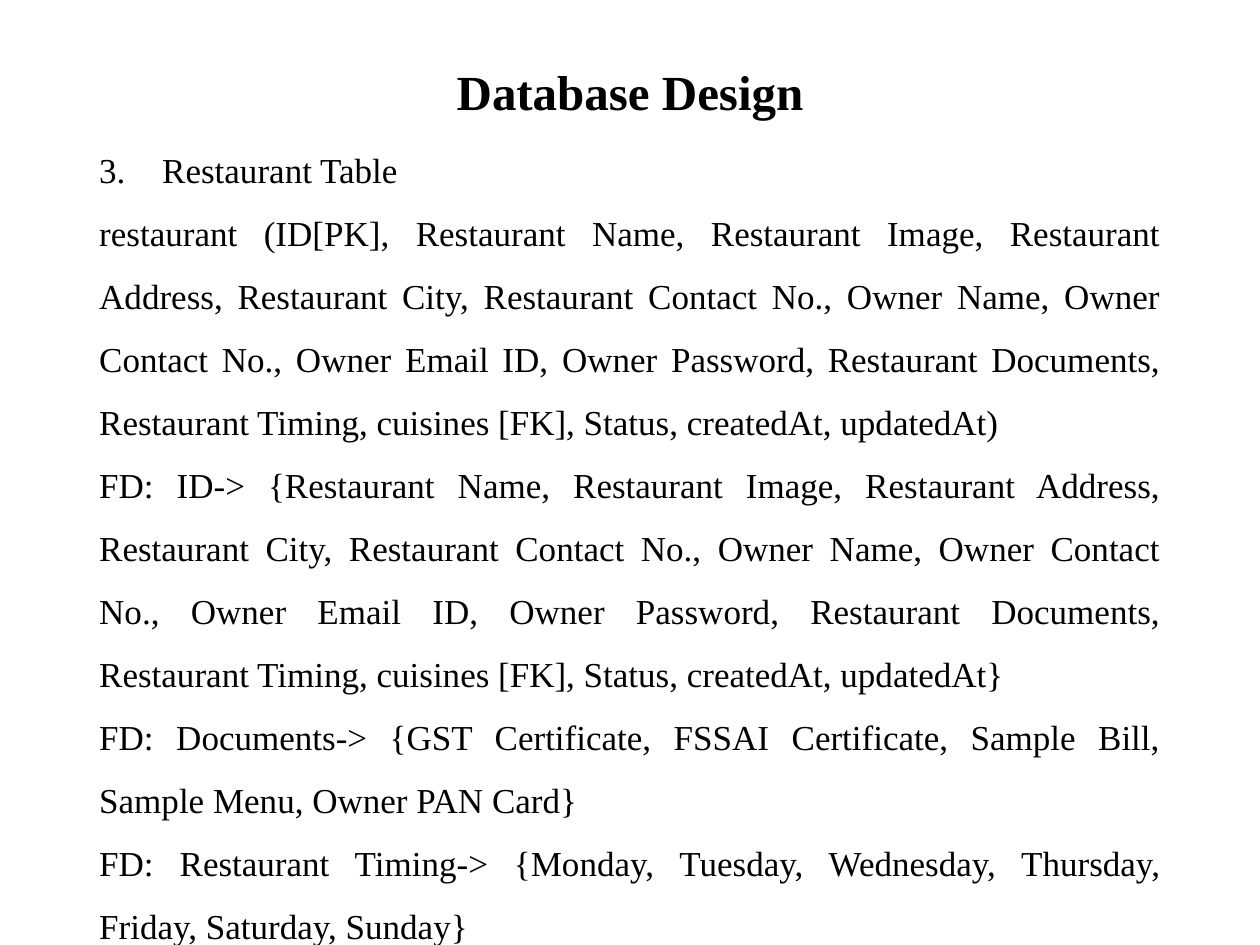
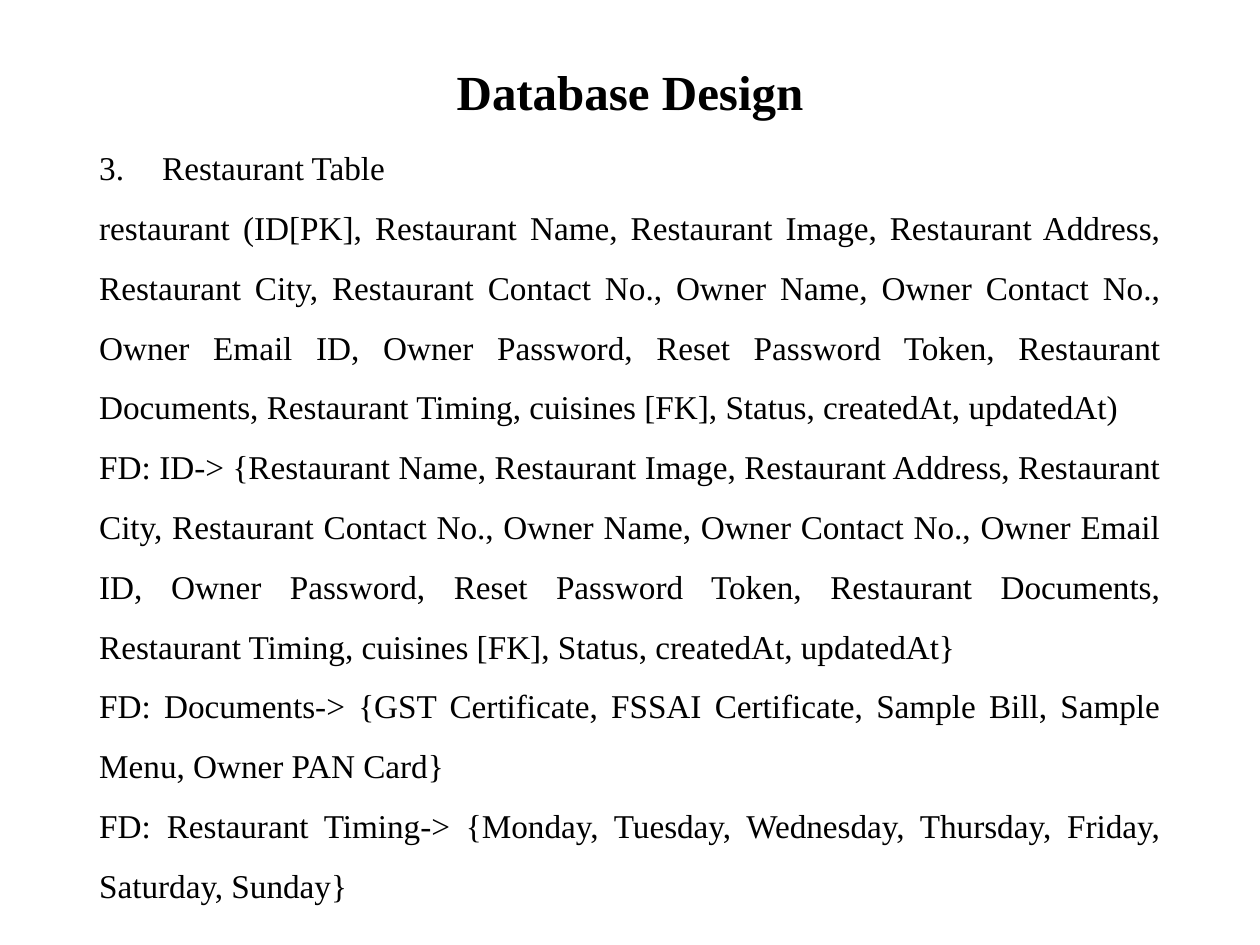
Before and after one commit to PatelMeet4744/Billy, a slide deck: slide 15 of Document/PPT/Billy.pptx. Drawn at 1260x945 pixels with LibreOffice and Linux fonts; fonts in the diff are those of the drawing. Boxes give left, top, right and bottom in pixels: in the first picture for what was removed or moved away, otherwise in the second. Text is boxed around its words. In the diff, an @@ line names an element or a change of style, - is before the commit and + after.

```diff
--- a/Document/PPT/Billy.pptx
+++ b/Document/PPT/Billy.pptx
@@ text at <box>99,157,1160,905</box>: size 20 to 19 pt in "Restaurant Table", "FD: Documents-> {GST Certificate, FSSAI Certificate, Sample ...", "FD: Restaurant Timing-> {Monday, Tuesday, Wednesday, Thursda ..." @@
@@ text at <box>99,217,1160,666</box>: text changed; size 20 to 19 pt @@
-restaurant (ID[PK], Restaurant Name, Restaurant Image, Restaurant Address, Restaurant City, Restaurant Contact No., Owner Name, Owner Contact No., Owner Email ID, Owner Password, Restaurant Documents, Restaurant Timing, cuisines [FK], Status, createdAt, updatedAt)
-FD: ID-> {Restaurant Name, Restaurant Image, Restaurant Address, Restaurant City, Restaurant Contact No., Owner Name, Owner Contact No., Owner Email ID, Owner Password, Restaurant Documents, Restaurant Timing, cuisines [FK], Status, createdAt, updatedAt}
+restaurant (ID[PK], Restaurant Name, Restaurant Image, Restaurant Address, Restaurant City, Restaurant Contact No., Owner Name, Owner Contact No., Owner Email ID, Owner Password, Reset Password Token, Restaurant Documents, Restaurant Timing, cuisines [FK], Status, createdAt, updatedAt)
+FD: ID-> {Restaurant Name, Restaurant Image, Restaurant Address, Restaurant City, Restaurant Contact No., Owner Name, Owner Contact No., Owner Email ID, Owner Password, Reset Password Token, Restaurant Documents, Restaurant Timing, cuisines [FK], Status, createdAt, updatedAt}
```
Also in this commit, not shown: 6 other slides changed, 1 slide added.
